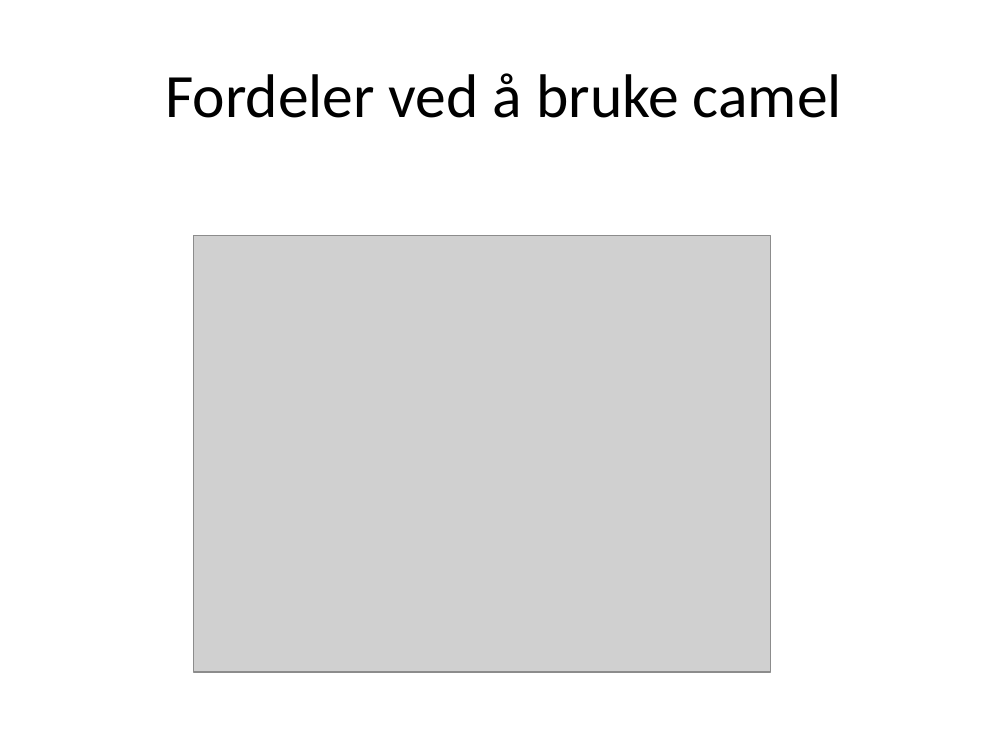
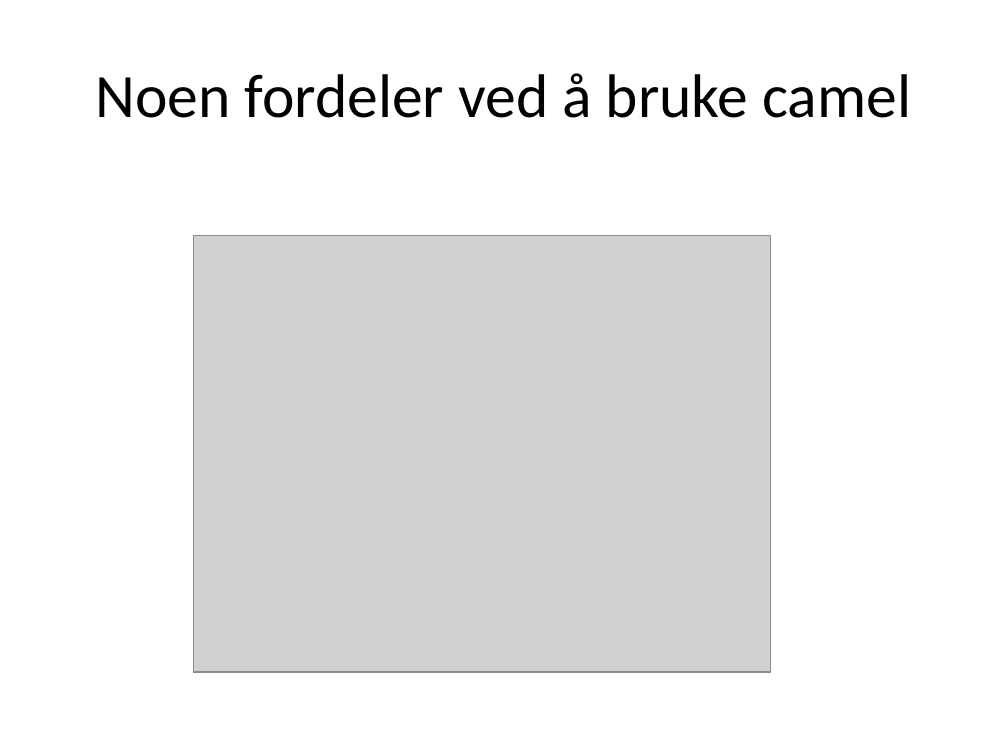
Before and after one commit to runepeter/camel-stuff, a slide deck: slide 22 of camel-spotting.pptx. Drawn at 1008x756 pixels with LibreOffice and Linux fonts; fonts in the diff are those of the drawing; grey boxes stand for pictures. Boxes give left, top, right and bottom in pixels: in the first picture for what was removed or moved away, otherwise in the second. Text is boxed around its words. In the diff, an @@ line names an element or a change of style, - is before the commit and + after.

```diff
--- a/camel-spotting.pptx
+++ b/camel-spotting.pptx
@@ title at box(95, 73, 911, 118): text changed @@
-Fordeler ved å bruke camel
+Noen fordeler ved å bruke camel
```
Also in this commit, not shown: 12 other slides changed.
